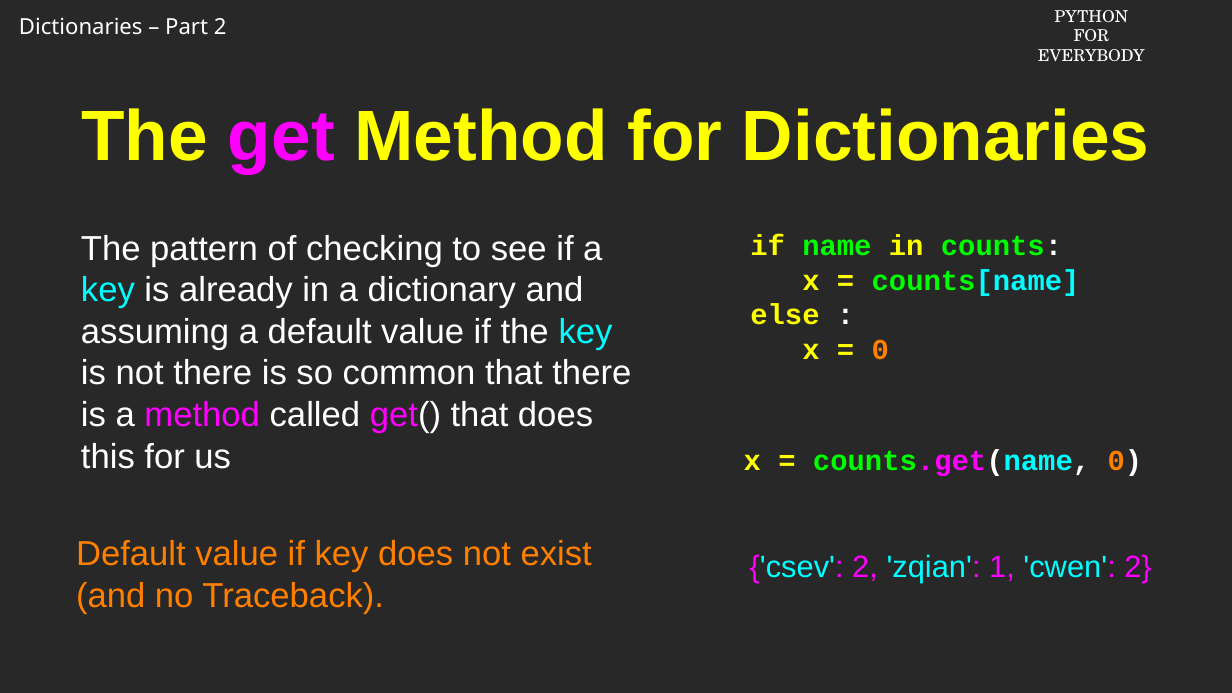
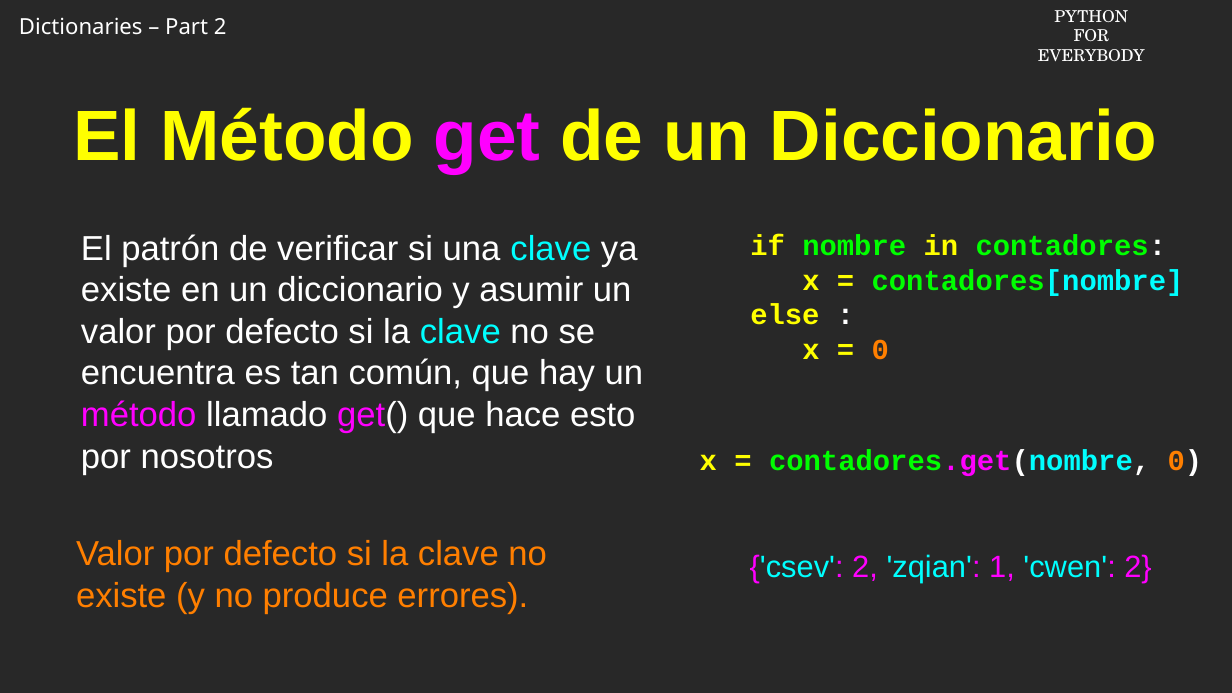
Before and after one commit to csev/py4e, a slide deck: slide 7 of ai/9.2.pptx. Drawn at 1232x693 pixels with LibreOffice and Linux fonts; fonts in the diff are those of the drawing; background and template pictures are left out. Boxes give left, top, right and bottom in pixels: in the first picture for what was removed or moved away, otherwise in the second. Text is boxed around its words. In the diff, an @@ line names an element or a change of style, - is before the commit and + after.

```diff
--- a/ai/9.2.pptx
+++ b/ai/9.2.pptx
@@ title at (74,107,1158,174): text changed @@
-The get Method for Dictionaries
+El Método get de un Diccionario
@@ text at (81,234,644,475): text changed @@
-The pattern of checking to see if a key is already in a dictionary and assuming a default value if the key is not there is so common that there is a method called get() that does this for us
+El patrón de verificar si una clave ya existe en un diccionario y asumir un valor por defecto si la clave no se encuentra es tan común, que hay un método llamado get() que hace esto por nosotros
@@ text at (750,235,1184,296): text changed @@
-if name in counts:
-x = counts[name]
+if nombre in contadores:
+x = contadores[nombre]
@@ text at (700,450,1203,476): text changed @@
-x = counts.get(name, 0)
+x = contadores.get(nombre, 0)
@@ text at (76,540,547,614): text changed @@
-Default value if key does not exist (and no Traceback).
+Valor por defecto si la clave no existe (y no produce errores).
```
Also in this commit, not shown: 8 other slides changed.
